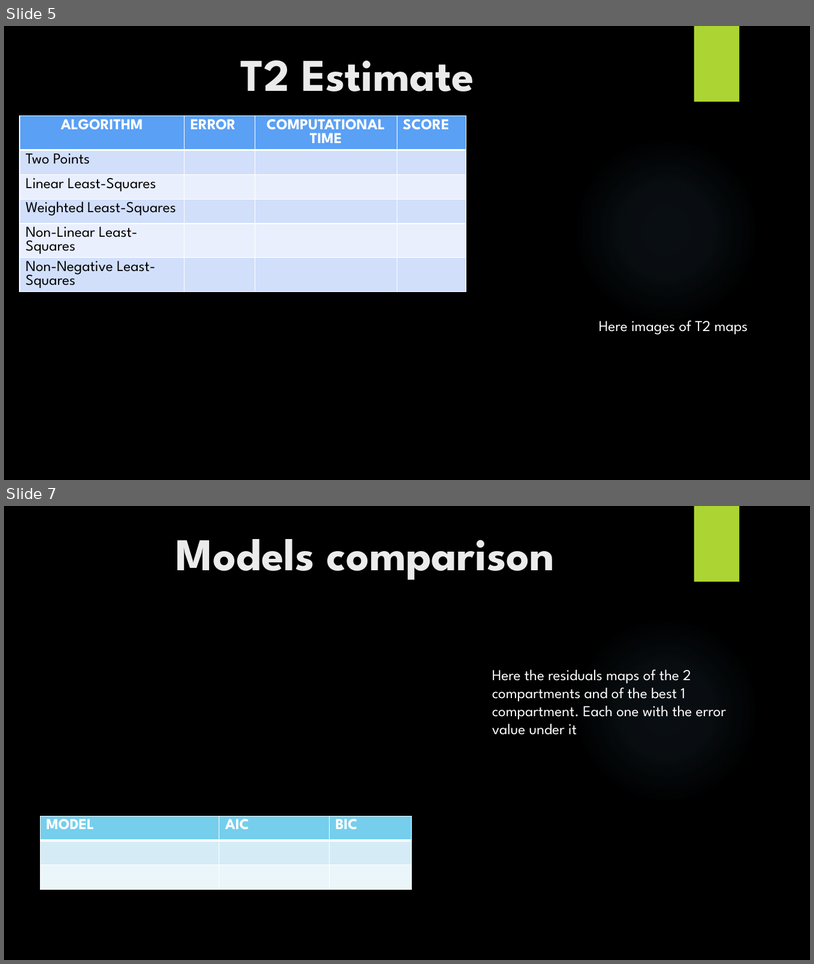
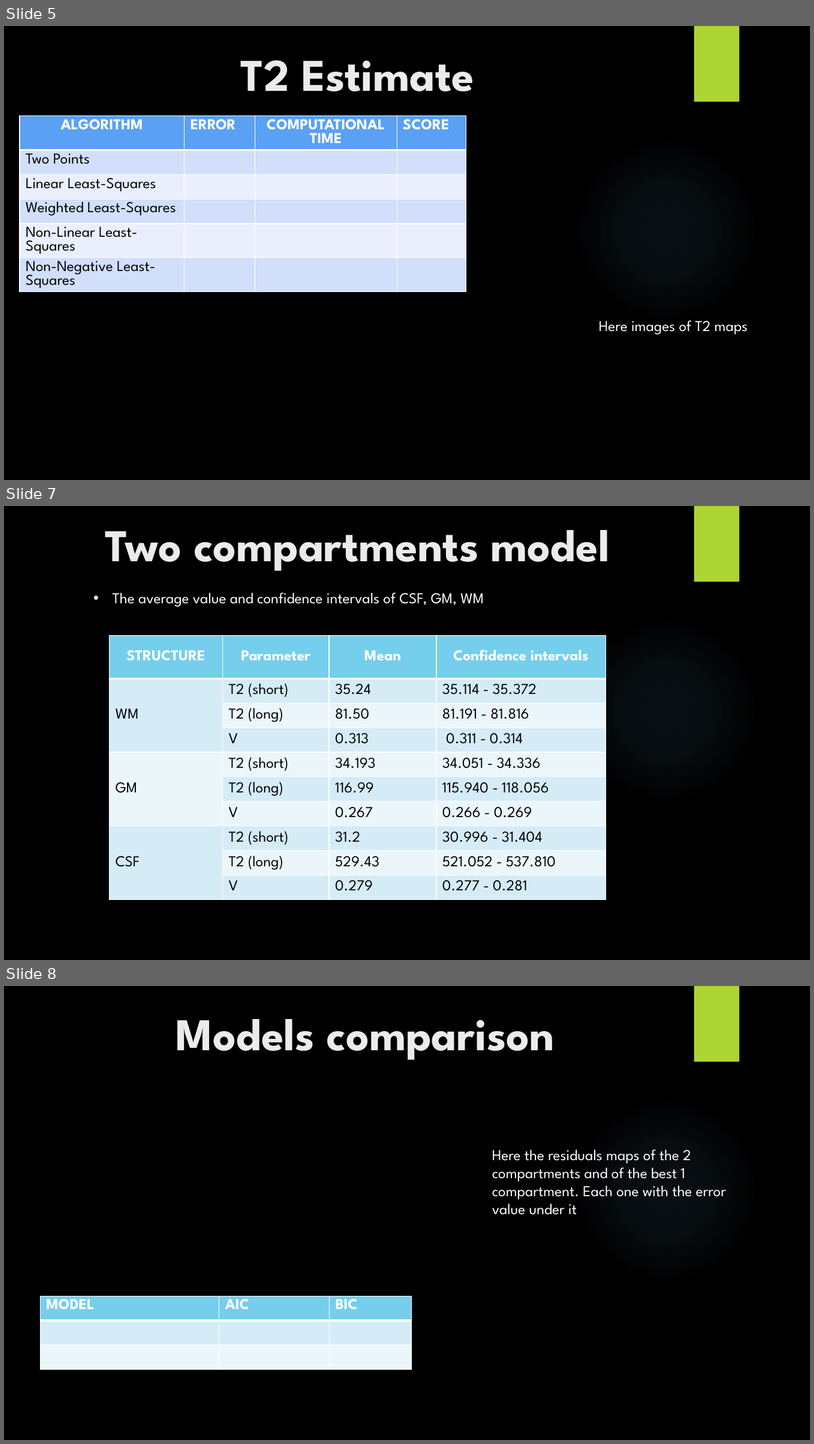
Before and after one commit to Popoa4/COMP0118-CMBI-CW3, a slide deck: COMP0118 presentation.pptx. Shown one above the other, each under a label of ours: slides 5 and 7 before the commit, slides 5, 7 and 8 after it; the slides between them are not shown. The pictures are 814x964 and 814x1444 pixels, drawn with LibreOffice and Linux fonts; fonts in the diff are those of the drawing; background and template pictures are left out. Boxes give left, top, right and bottom in pixels: in the first picture for what was removed or moved away, otherwise in the second. Text is boxed around its words. In the diff, an @@ line names an element or a change of style, - is before the commit and + after.

Commit message:
change the set of the original V1 and modify the ppt

```diff
--- a/COMP0118 presentation.pptx
+++ b/COMP0118 presentation.pptx
@@ slide 7 added at (4, 506, 810, 960), background picture (left out); not listed: 2 template elements that a slide beside it also shows @@
@@ title added at (105, 530, 611, 571), 54 pt, text #EBEBEB, bold @@
+Two compartments model
@@ text added at (113, 592, 484, 607), 18 pt, text #FFFFFF @@
+• The average value and confidence intervals of CSF, GM, WM
@@ table added at (109, 636, 605, 899), 10 rows, 4 columns @@
+STRUCTURE | Parameter | Mean | Confidence intervals
+WM | T2 (short) | 35.24 | 35.114 - 35.372
+ | T2 (long) | 81.50 | 81.191 - 81.816
+ | V | 0.313 | 0.311 - 0.314
+GM | T2 (short) | 34.193 | 34.051 - 34.336
+ | T2 (long) | 116.99 | 115.940 - 118.056
+ | V | 0.267 | 0.266 - 0.269
+CSF | T2 (short) | 31.2 | 30.996 - 31.404
+ | T2 (long) | 529.43 | 521.052 - 537.810
+ | V | 0.279 | 0.277 - 0.281
@@ what was slide 7 is now slide 8 @@
```
Also in this commit, not shown: 1 other file.
